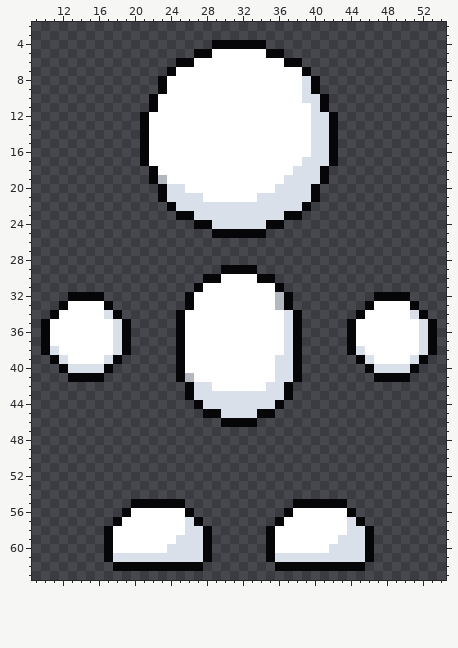
A pixel-art file gets an edit: art/human/human.aseprite. The picture above is the old version.
64x64 pixels, 1 frame. Shown: x 9..54, y 2..63.
The same view after the edit:
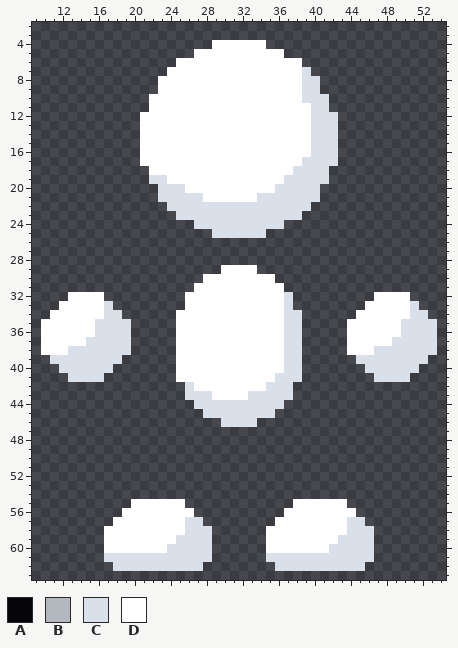
Palette (. is transparent): A #060608  B #b3b8be  C #dae0ea  D #ffffff
The exact change:
Changed rows in their new state; - is an unchanged pixel.
first column x 21:
 4 --------DDDDDD--------
 5 ------DD------DD------
 6 ----DD----------DD----
 7 ---D--------------C---
 8 --D----------------C--
 9 --D----------------C--
10 -D------------------C-
11 -D------------------C-
12 D--------------------C
13 D--------------------C
14 D--------------------C
15 D--------------------C
16 D--------------------C
17 D--------------------C
18 -D------------------C-
19 -CC-----------------C-
20 --C----------------C--
21 --C----------------C--
22 ---C--------------C---
23 ----CC----------CC----
24 ------CC------CC------
25 --------CCCCCC--------
first column x 10:
29 --------------------DDDD--------------------
30 ------------------DD----DD------------------
31 -----------------D--------D-----------------
32 ---DDDD---------D---------DC---------DDDD---
33 --D----C--------D---------DC--------D----C--
34 -D------C------D------------C------D------C-
35 D-----CC-C-----D------------C-----D-----CC-C
36 D-----CC-C-----D------------C-----D-----CC-C
37 D----CCC-C-----D------------C-----D----CCC-C
38 DD-CCCCC-C-----D------------C-----DD-CCCCC-C
39 -C-CCCC-C------D----------D-C------C-CCCC-C-
40 --C----C-------D----------D-C-------C----C--
41 ---CCCC--------DD-----------C--------CCCC---
42 ----------------CDD--------C----------------
43 ----------------C--DDDD----C----------------
44 -----------------C--------C-----------------
45 ------------------CC----CC------------------
46 --------------------CCCC--------------------
first column x 17:
55 ---DDDDDD------------DDDDDD---
56 --D------D----------D------D--
57 -D--------C--------D--------C-
58 D----------C------D----------C
59 D----------C------D----------C
60 D----------C------D----------C
61 C----------C------C----------C
62 -CCCCCCCCCC--------CCCCCCCCCC-
Pixel boxes of the changes (left, top, right, bottom) in both pictures:
changed: (140, 40, 338, 238)
changed: (176, 265, 302, 427)
changed: (41, 292, 131, 382)
changed: (347, 292, 437, 382)
changed: (104, 499, 212, 571)
changed: (266, 499, 374, 571)
